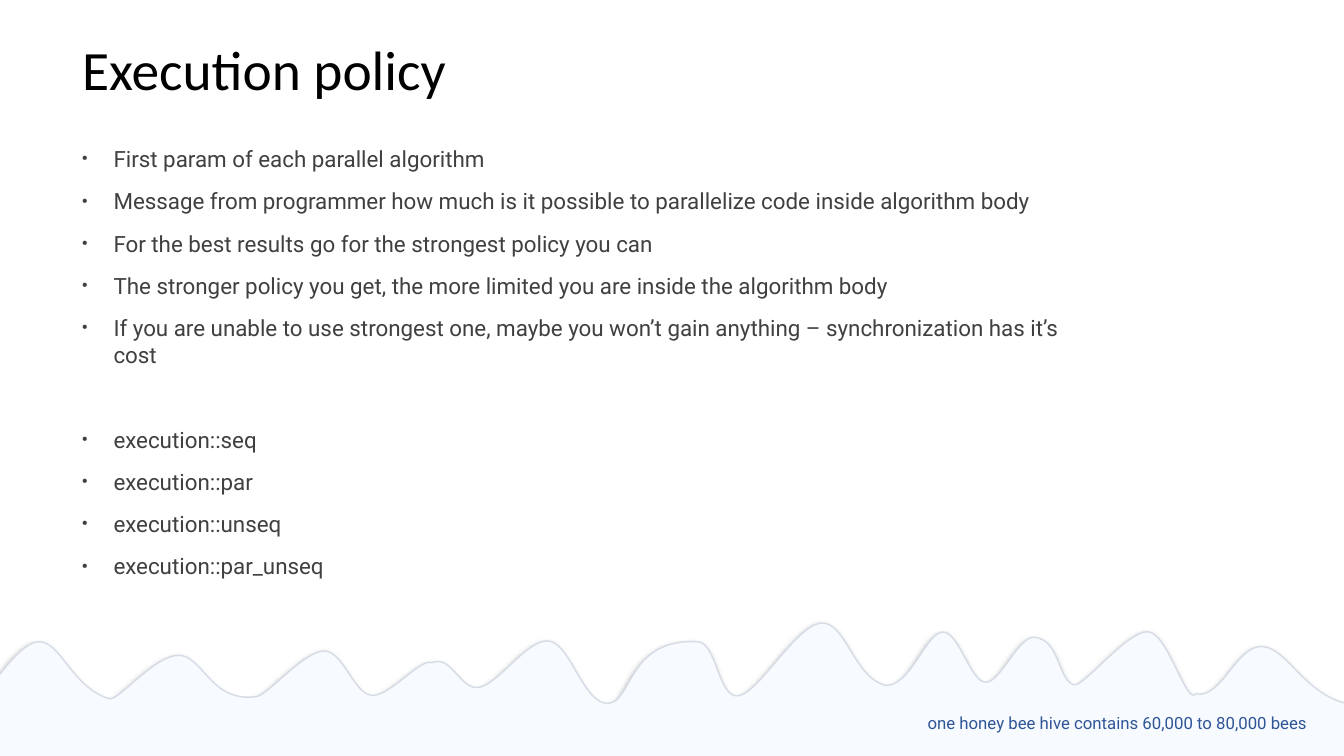
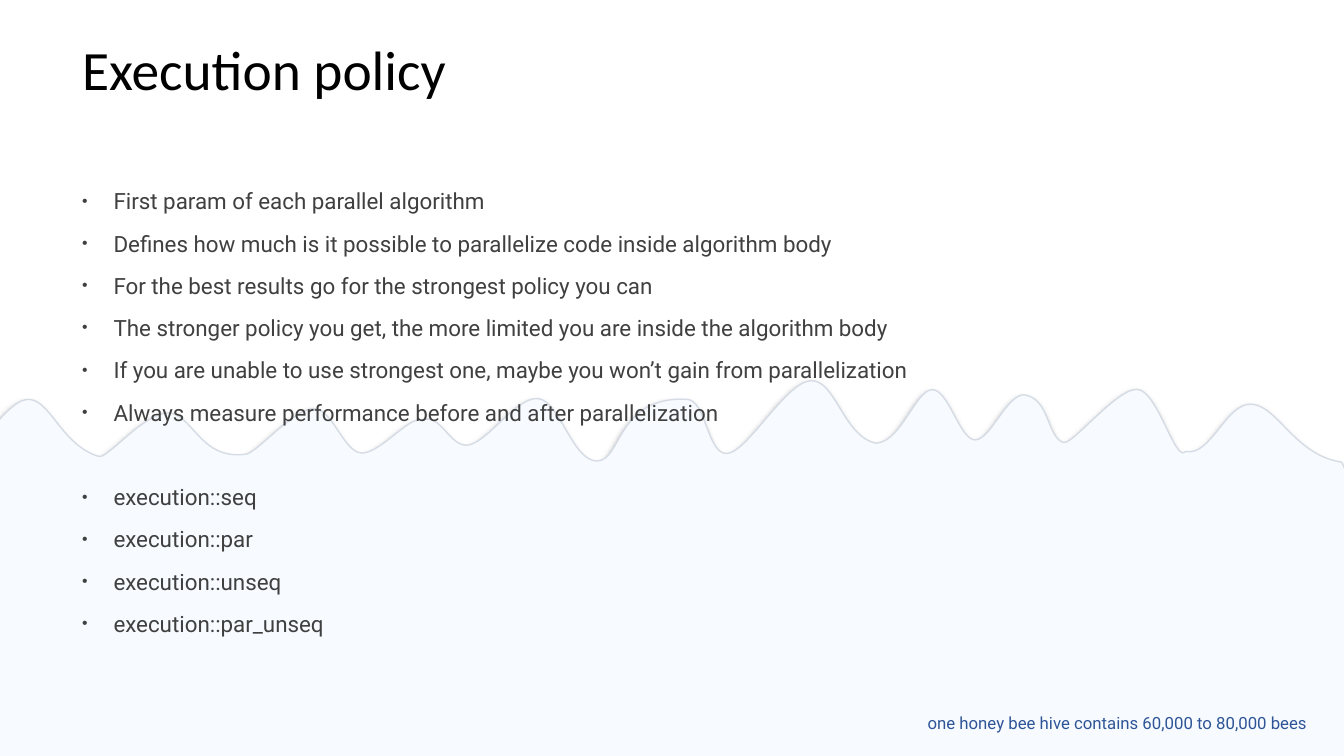
Before and after one commit to EmptySquareBubble/StoriesFromAParallelUniverse-, a slide deck: slide 32 of stories_from_a_paralel_universe.pptx (slide 30 before the commit). Drawn at 1344x756 pixels with LibreOffice and Linux fonts; fonts in the diff are those of the drawing. Boxes give left, top, right and bottom in pixels: in the first picture for what was removed or moved away, otherwise in the second. Text is boxed around its words. In the diff, an @@ line names an element or a change of style, - is before the commit and + after.

```diff
--- a/stories_from_a_paralel_universe.pptx
+++ b/stories_from_a_paralel_universe.pptx
@@ text at (114,235,831,257): text changed @@
-  • Message from programmer how much is it possible to parallelize code inside algorithm body
+  • Defines how much is it possible to parallelize code inside algorithm body
@@ freeform shape: place and size @@
-freeform shape at (0,608,1344,747)
+freeform shape at (0,366,1344,505)
@@ text at (114,361,907,427): text changed @@
-  • If you are unable to use strongest one, maybe you won’t gain anything – synchronization has it’s cost
+  • If you are unable to use strongest one, maybe you won’t gain from parallelization
+  • Always measure performance before and after parallelization
@@ rectangle: place and size @@
-rectangle at (0,714,1344,756)
+rectangle at (0,472,1344,756)
```
Also in this commit, not shown: 4 other slides changed, 7 slides added, 1 other file.
